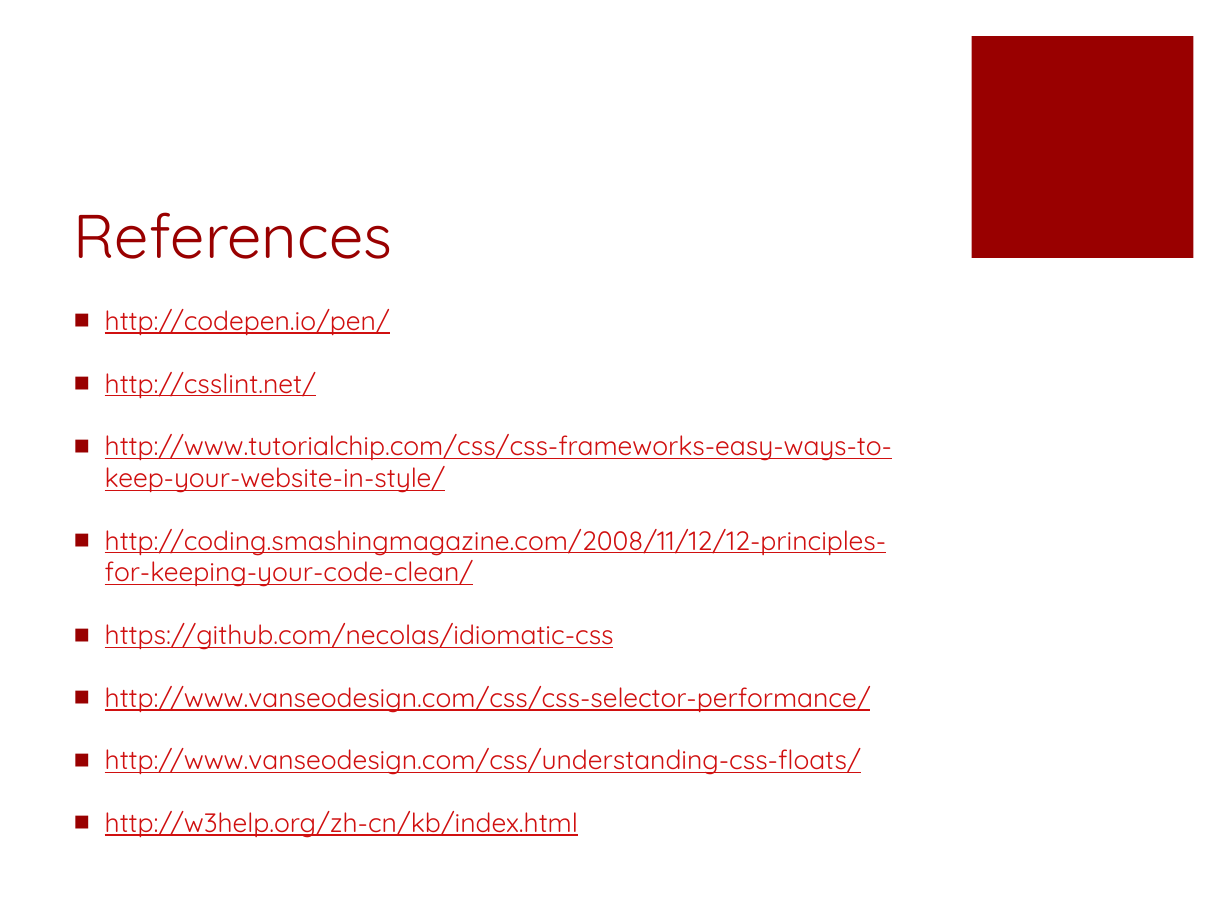
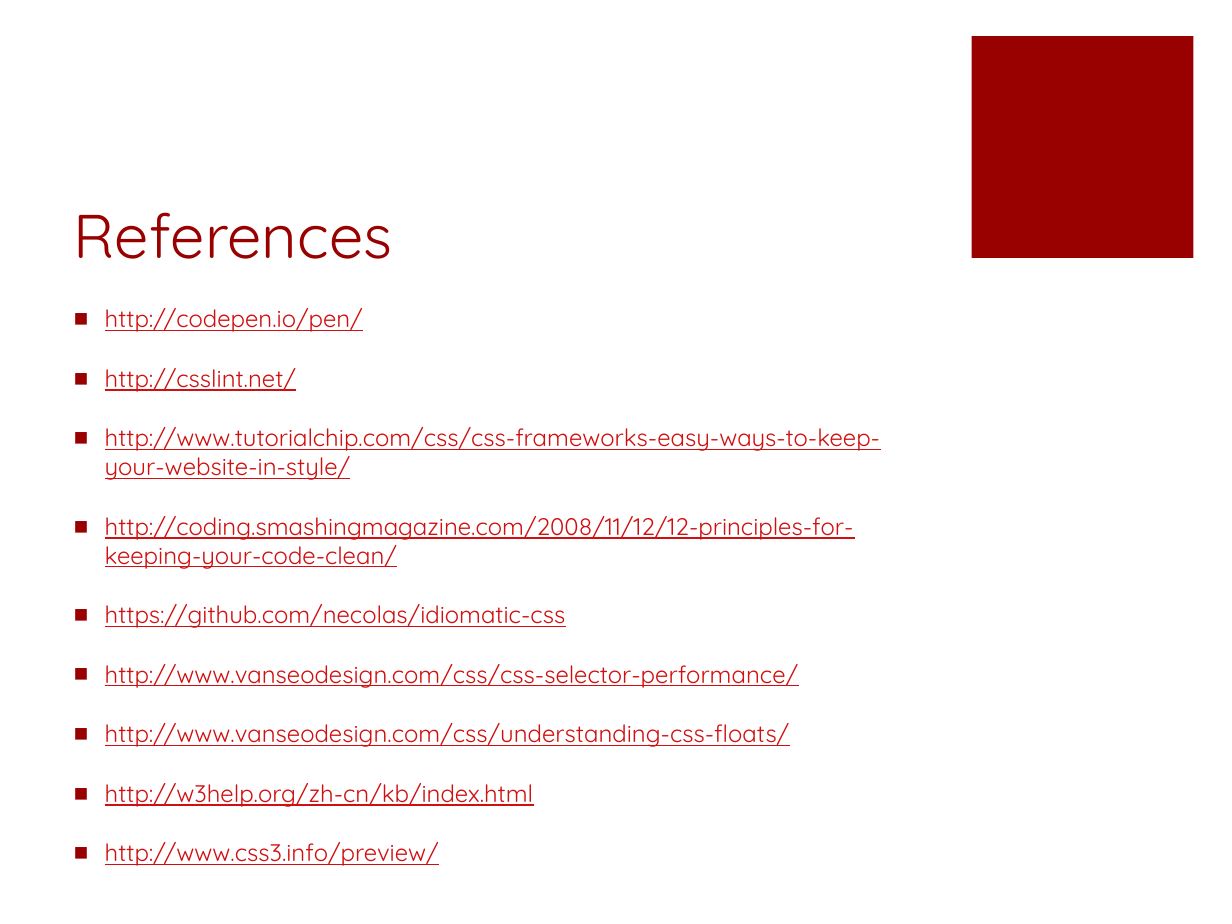
Before and after one commit to fuying/frondendtraining, a slide deck: slide 22 of CSS/CSS.pptx (slide 18 before the commit). Drawn at 1232x924 pixels with LibreOffice and Linux fonts; fonts in the diff are those of the drawing. Boxes give left, top, right and bottom in pixels: in the first picture for what was removed or moved away, otherwise in the second. Text is boxed around its words. In the diff, an @@ line names an element or a change of style, - is before the commit and + after.

```diff
--- a/CSS/CSS.pptx
+++ b/CSS/CSS.pptx
@@ text at (105,308,880,807): paragraph added @@
+■ http://www.css3.info/preview/
@@ text at (105,308,880,807): size 15.5 to 14 pt @@
```
Also in this commit, not shown: 7 other slides changed, 4 slides added.
